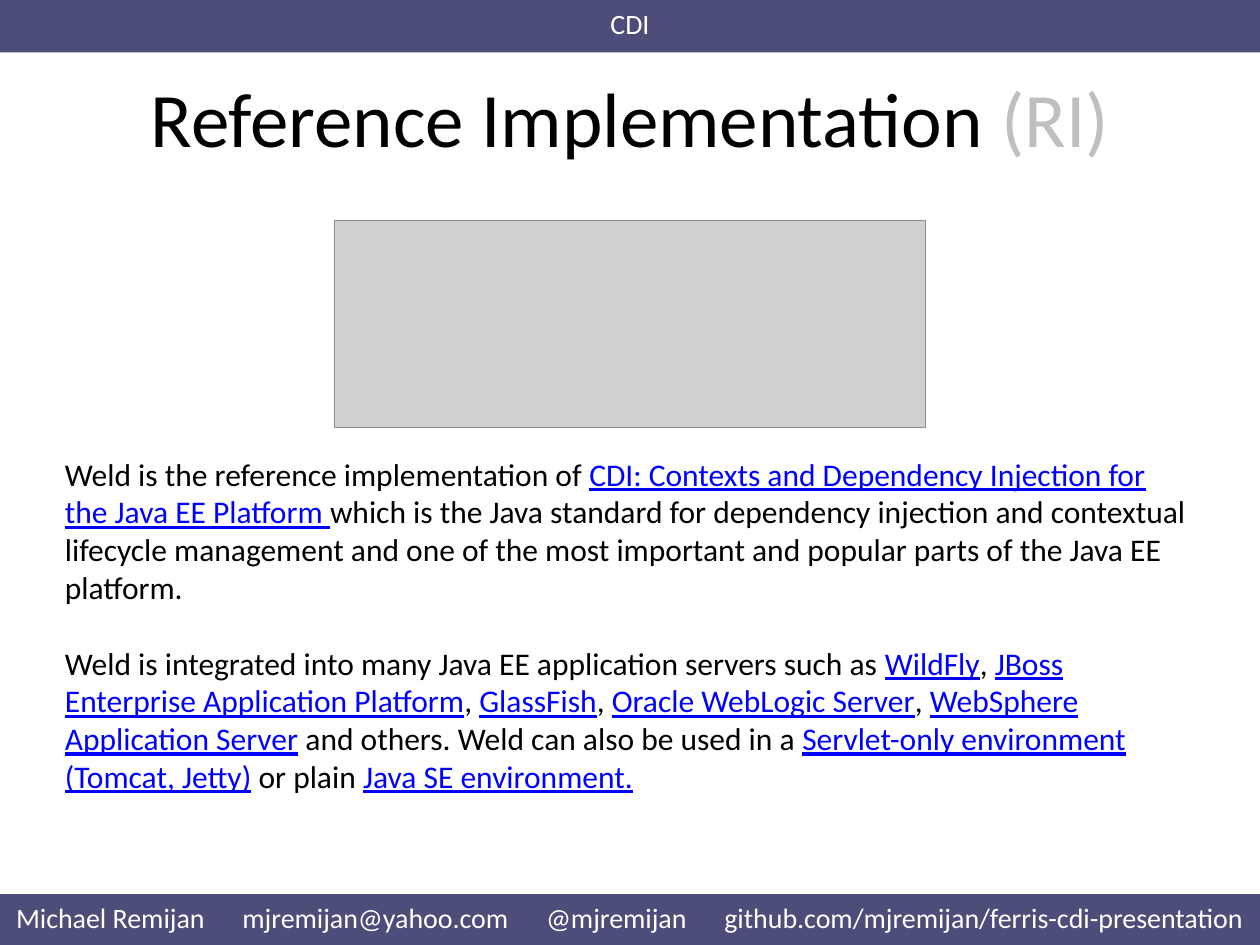
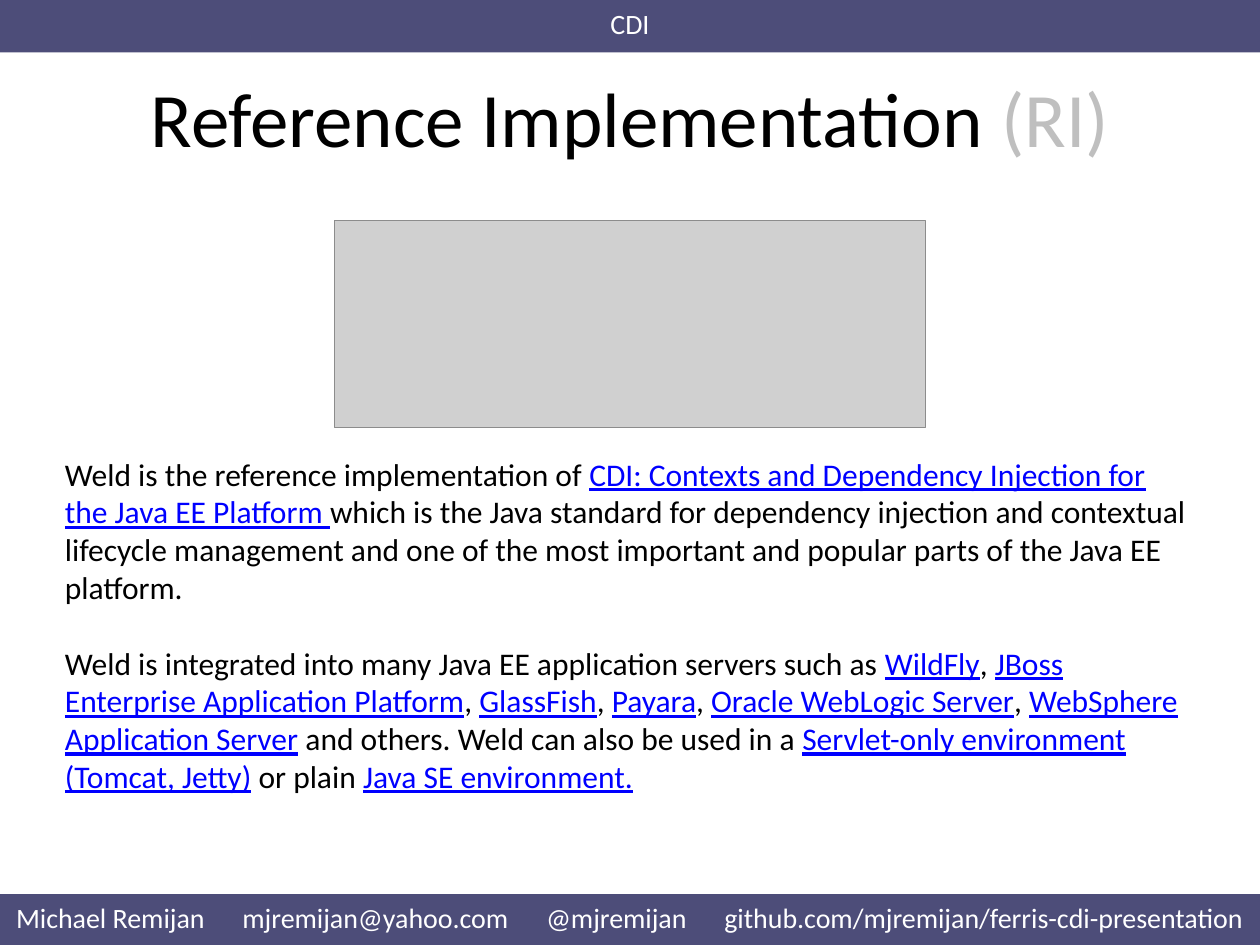
Before and after one commit to mjremijan/ferris-cdi-presentation, a slide deck: slide 8 of Presentation.pptx. Drawn at 1260x945 pixels with LibreOffice and Linux fonts; fonts in the diff are those of the drawing; grey boxes stand for pictures. Boxes give left, top, right and bottom in pixels: in the first picture for what was removed or moved away, otherwise in the second. Text is boxed around its words. In the diff, an @@ line names an element or a change of style, - is before the commit and + after.

```diff
--- a/Presentation.pptx
+++ b/Presentation.pptx
@@ text at bbox=[65, 653, 1177, 793]: text changed @@
-Weld is integrated into many Java EE application servers such as WildFly, JBoss Enterprise Application Platform, GlassFish, Oracle WebLogic Server, WebSphere Application Server and others. Weld can also be used in a Servlet-only environment (Tomcat, Jetty) or plain Java SE environment.
+Weld is integrated into many Java EE application servers such as WildFly, JBoss Enterprise Application Platform, GlassFish, Payara, Oracle WebLogic Server, WebSphere Application Server and others. Weld can also be used in a Servlet-only environment (Tomcat, Jetty) or plain Java SE environment.
```
Also in this commit, not shown: 4 other slides changed, 10 other files.
